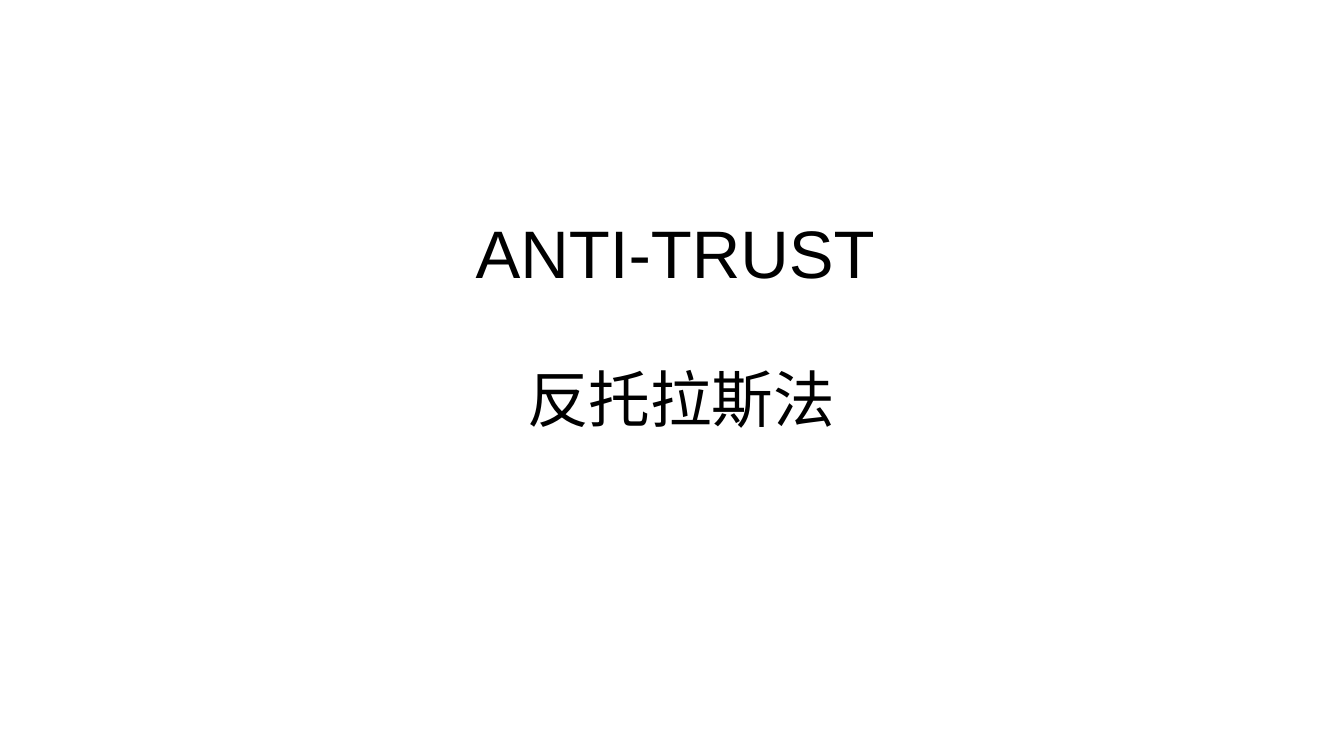
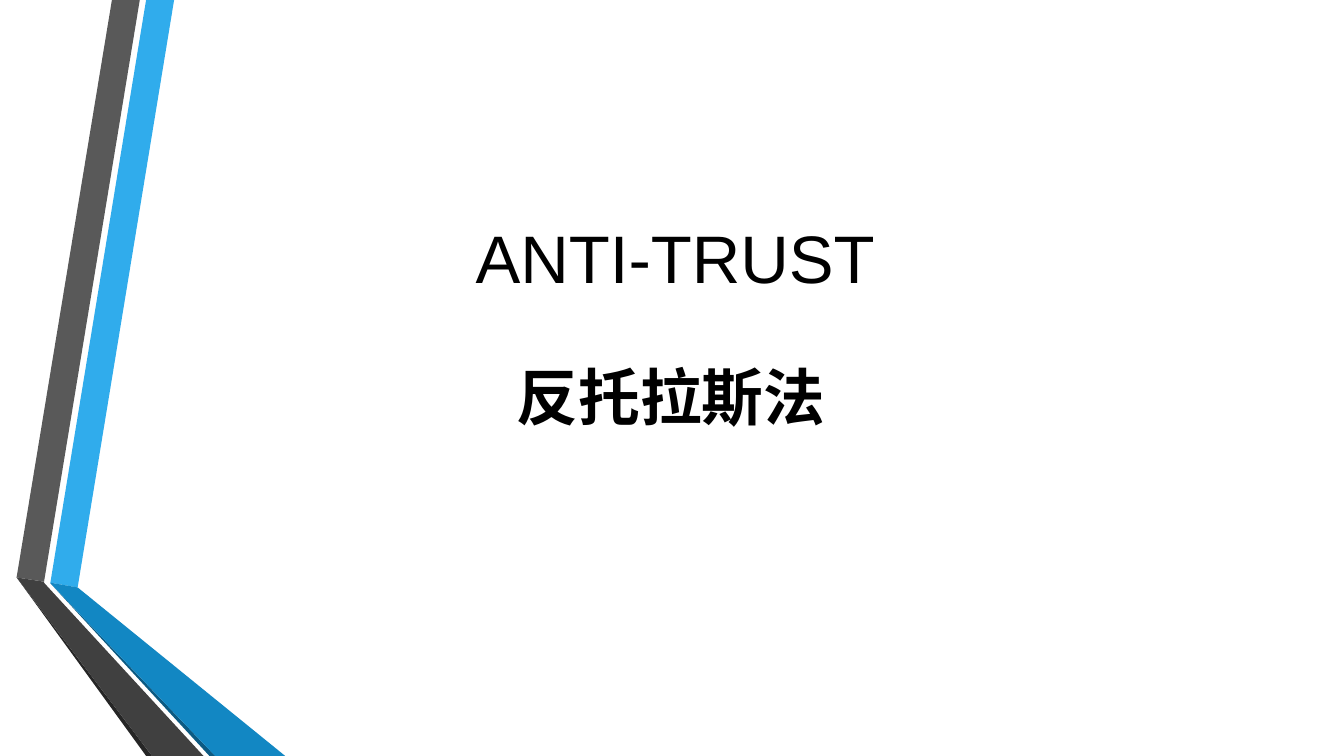
Before and after one commit to Jameswilson7788/school, a slide deck: slide 12 of 政府產業政策簡報.pptx (slide 9 before the commit). Drawn at 1344x756 pixels with LibreOffice and Linux fonts; fonts in the diff are those of the drawing; background and template pictures are left out. Boxes give left, top, right and bottom in pixels: in the first picture for what was removed or moved away, otherwise in the second. Text is boxed around its words. In the diff, an @@ line names an element or a change of style, - is before the commit and + after.

```diff
--- a/政府產業政策簡報.pptx
+++ b/政府產業政策簡報.pptx
@@ title "ANTI-TRUST" at [476, 236, 875, 284]: line spacing 0.9 to 1 @@
@@ text "反托拉斯法": place and size @@
-text "反托拉斯法" at [527, 370, 835, 428]
+text "反托拉斯法" at [517, 367, 825, 427]
@@ text "反托拉斯法" at [517, 367, 825, 427]: bold on @@
@@ group added at [16, 0, 285, 756]: 6 freeform shapes @@
```
Also in this commit, not shown: 13 other slides changed, 7 slides added, 4 slides removed.
